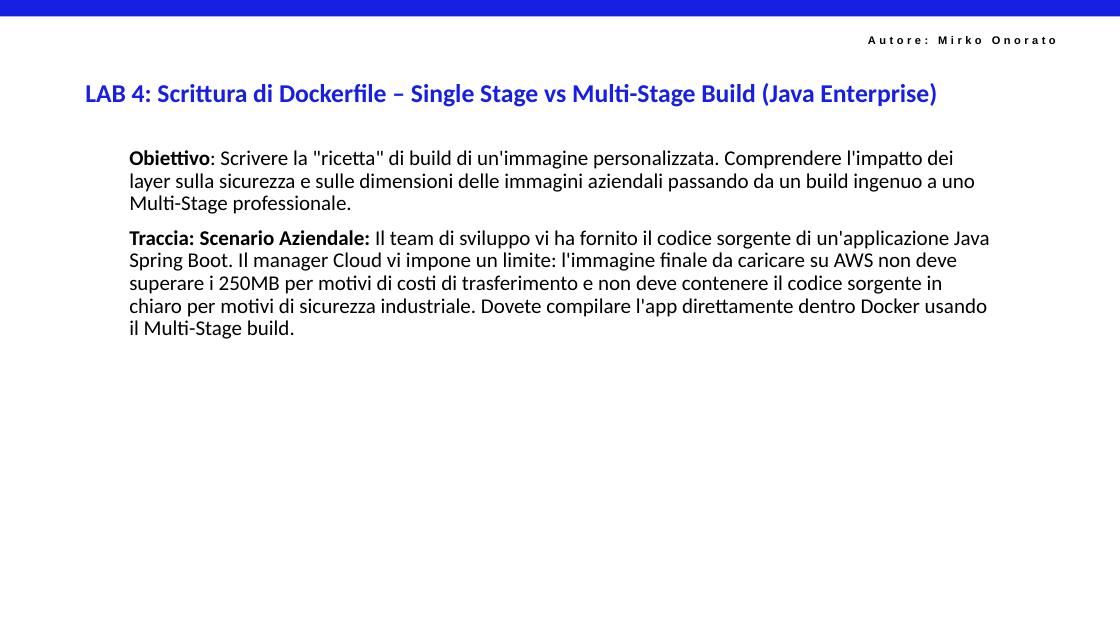
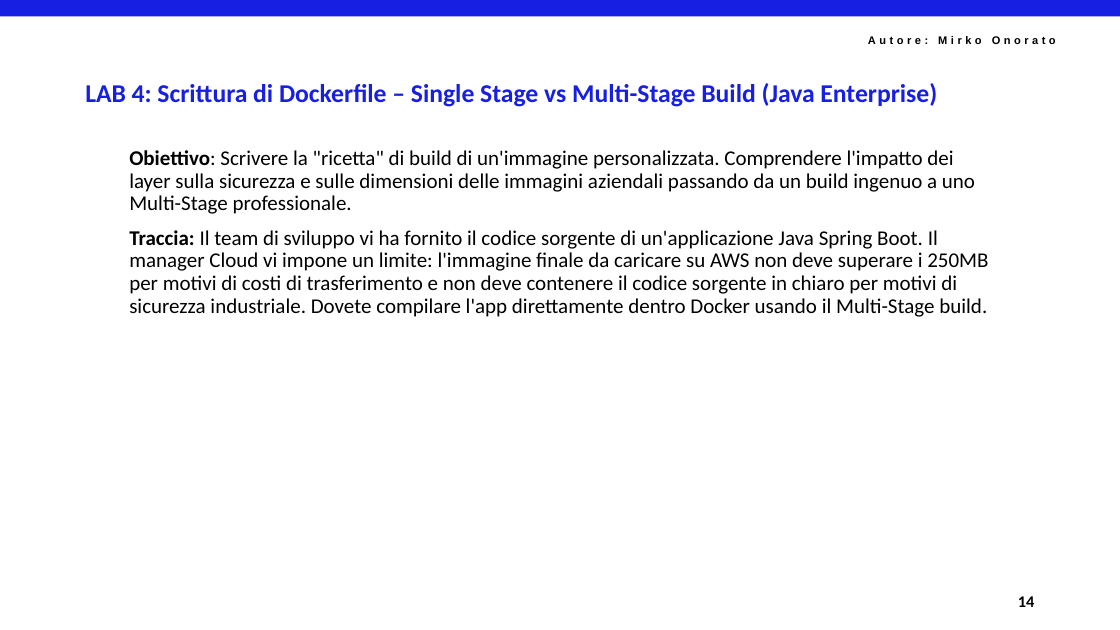
Before and after one commit to mirkoSkF/Docker-Labs, a slide deck: slide 16 of Raccolta esercizi - Docker Atomo.pptx. Drawn at 1120x630 pixels with LibreOffice and Linux fonts; fonts in the diff are those of the drawing; background and template pictures are left out. Boxes give left, top, right and bottom in pixels: in the first picture for what was removed or moved away, otherwise in the second. Text is boxed around its words. In the diff, an @@ line names an element or a change of style, - is before the commit and + after.

```diff
--- a/Raccolta esercizi - Docker Atomo.pptx
+++ b/Raccolta esercizi - Docker Atomo.pptx
@@ text at (129, 230, 988, 317): text changed @@
-Traccia: Scenario Aziendale: Il team di sviluppo vi ha fornito il codice sorgente di un'applicazione Java Spring Boot. Il manager Cloud vi impone un limite: l'immagine finale da caricare su AWS non deve superare i 250MB per motivi di costi di trasferimento e non deve contenere il codice sorgente in chiaro per motivi di sicurezza industriale. Dovete compilare l'app direttamente dentro Docker usando il Multi-Stage build.
+Traccia: Il team di sviluppo vi ha fornito il codice sorgente di un'applicazione Java Spring Boot. Il manager Cloud vi impone un limite: l'immagine finale da caricare su AWS non deve superare i 250MB per motivi di costi di trasferimento e non deve contenere il codice sorgente in chiaro per motivi di sicurezza industriale. Dovete compilare l'app direttamente dentro Docker usando il Multi-Stage build.
@@ text added at (1018, 596, 1035, 607), 14 pt, text #000000, bold @@
+14
```
Also in this commit, not shown: 21 other slides changed, 13 slides added.
